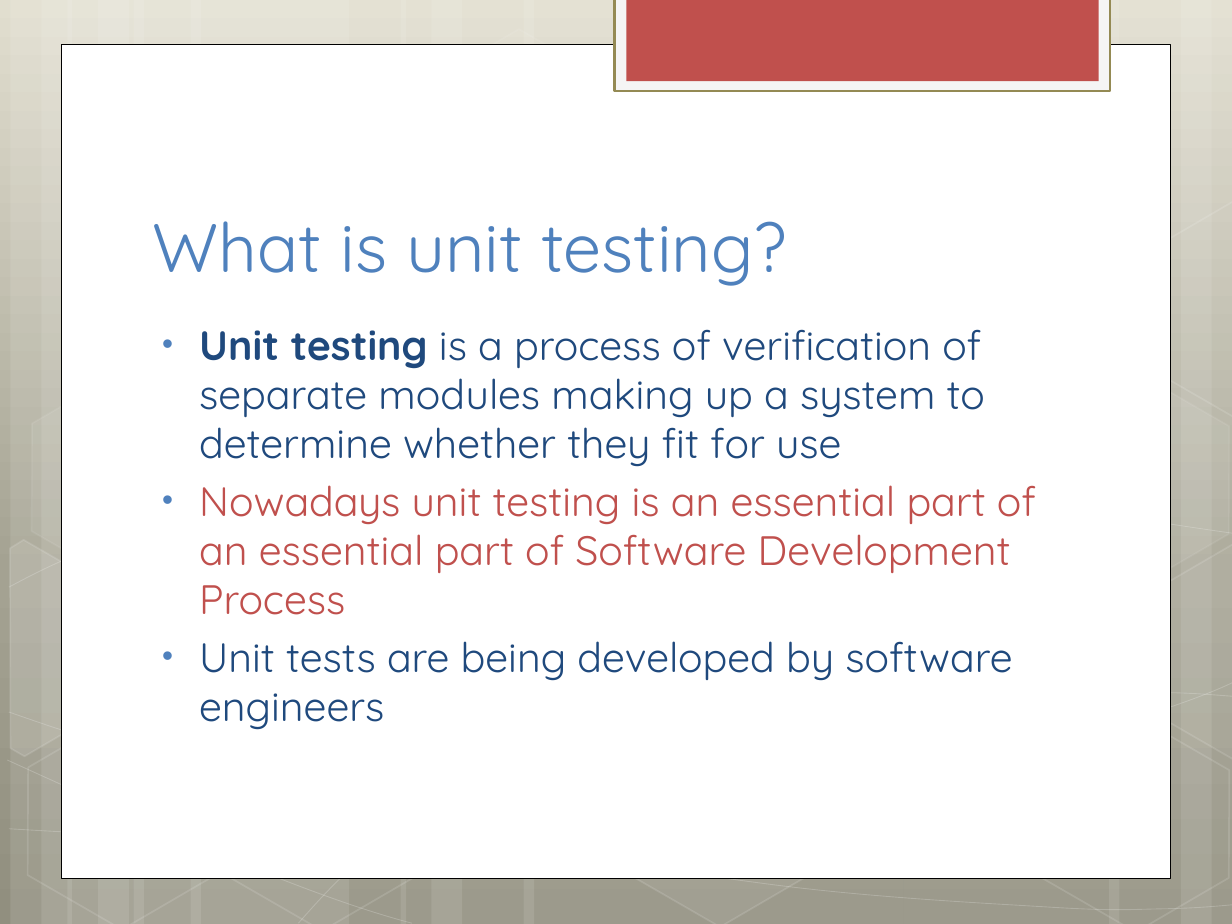
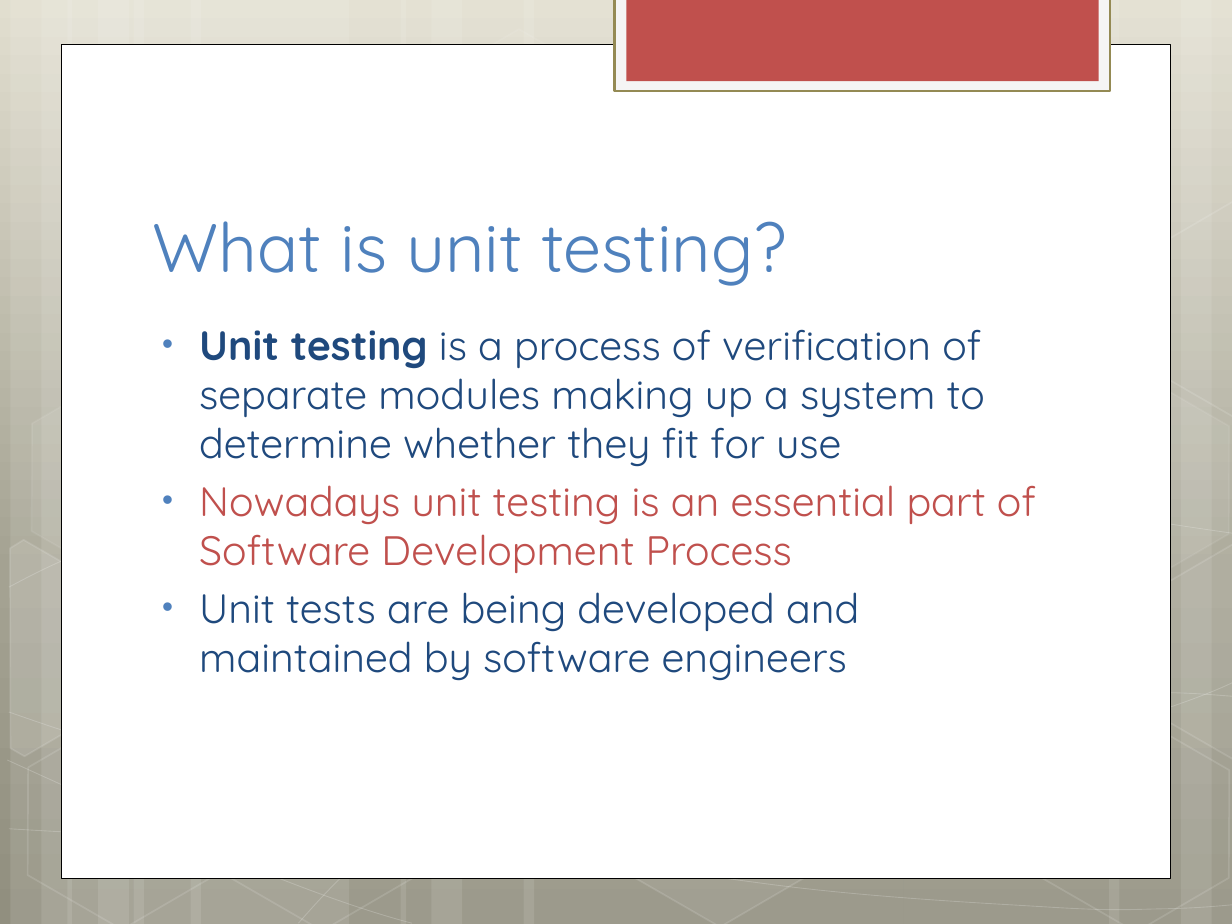
Before and after one commit to XanderMax/gtf-example, a slide deck: slide 3 of ppt/Google Testing Framework.pptx. Drawn at 1232x924 pixels with LibreOffice and Linux fonts; fonts in the diff are those of the drawing. Boxes give left, top, right and bottom in pixels: in the first picture for what was removed or moved away, otherwise in the second. Text is boxed around its words. In the diff, an @@ line names an element or a change of style, - is before the commit and + after.

```diff
--- a/ppt/Google Testing Framework.pptx
+++ b/ppt/Google Testing Framework.pptx
@@ text at (199,485,1036,681): text changed @@
-• Nowadays unit testing is an essential part of an essential part of Software Development Process
-• Unit tests are being developed by software engineers
+• Nowadays unit testing is an essential part of Software Development Process
+• Unit tests are being developed and maintained by software engineers
```
Also in this commit, not shown: 2 other slides changed, 3 slides added, 1 slide removed.
